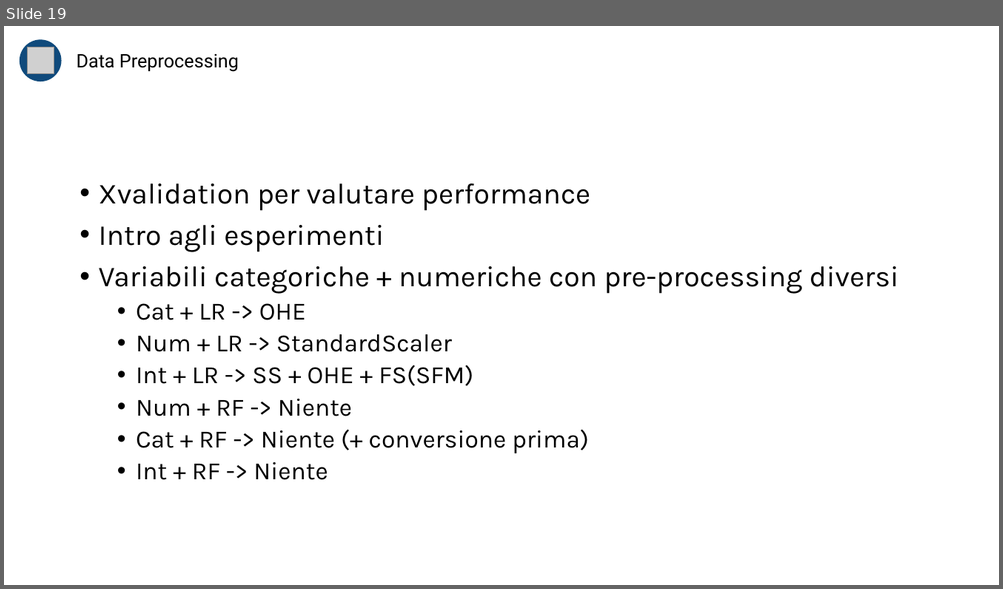
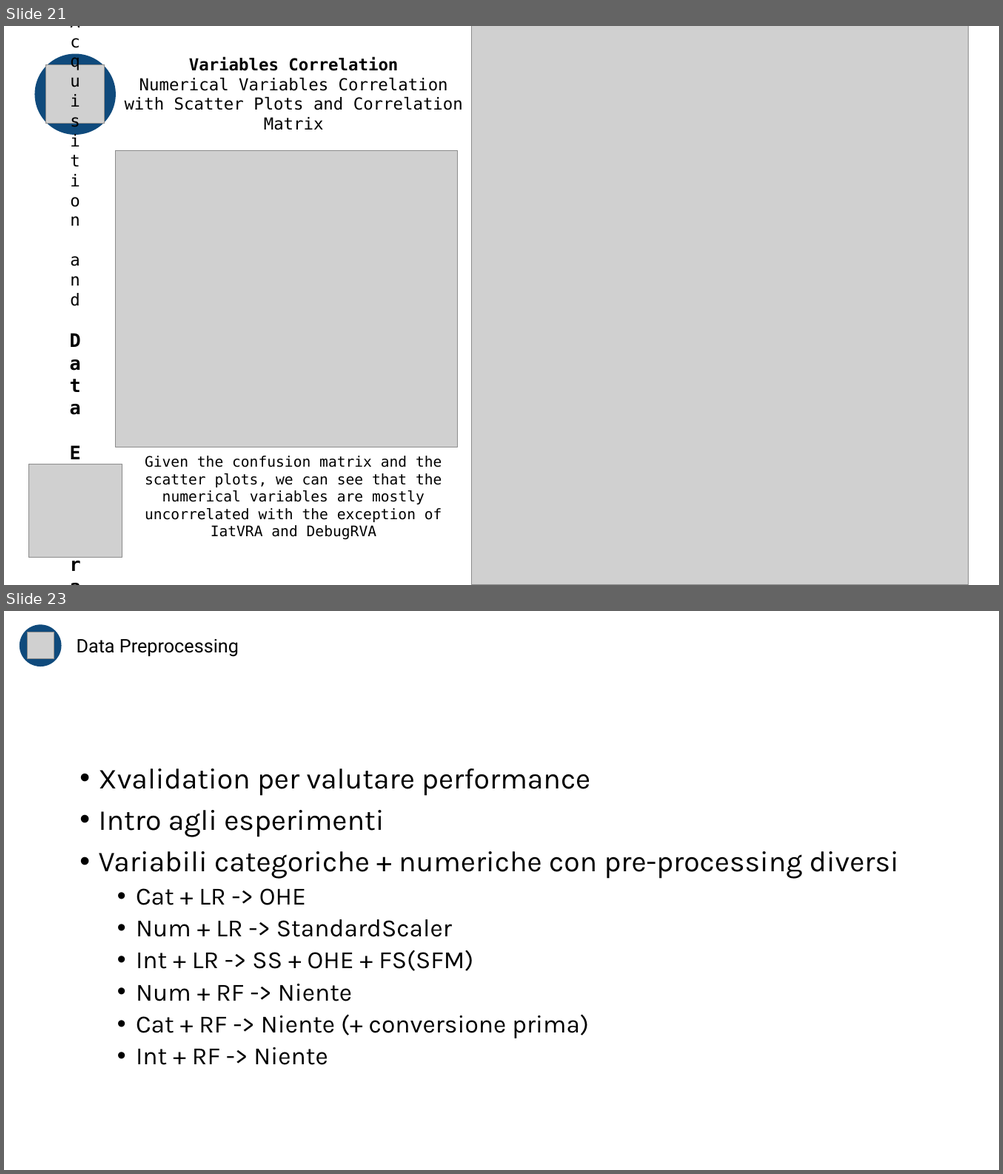
Before and after one commit to LombardiGiacomo/AI_Project_24-25, a slide deck: Slides.pptx. Shown one above the other, each under a label of ours: slide 19 before the commit, slides 21 and 23 after it; the slides between them are not shown. The pictures are 1003x589 and 1003x1174 pixels, drawn with LibreOffice and Linux fonts; fonts in the diff are those of the drawing; grey boxes stand for pictures. Boxes give left, top, right and bottom in pixels: in the first picture for what was removed or moved away, otherwise in the second. Text is boxed around its words. In the diff, an @@ line names an element or a change of style, - is before the commit and + after.

```diff
--- a/Slides.pptx
+++ b/Slides.pptx
@@ slide 21 added at [4,26,999,585], background #FFFFFF @@
@@ picture added at [471,26,968,585] @@
@@ ellipse added at [34,53,116,135], fill #0F4A7C @@
@@ picture added at [45,64,105,124] @@
@@ text added at [125,56,463,130], 16 pt, text #000000 @@
+Variables Correlation
+Numerical Variables Correlation with Scatter Plots and Correlation Matrix
@@ text added at [20,146,131,454], 16 pt, text #000000 @@
+Data Acquisition and Data Exploration
@@ picture added at [116,150,458,448] @@
@@ picture added at [28,464,122,557] @@
@@ text added at [145,456,442,540], 14 pt, text #000000 @@
+Given the confusion matrix and the scatter plots, we can see that the numerical variables are mostly uncorrelated with the exception of IatVRA and DebugRVA
@@ what was slide 19 is now slide 23 @@
```
Also in this commit, not shown: 15 slides changed, 5 other slides added, 2 slides removed.
